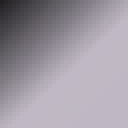
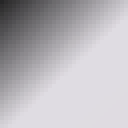
Layers edited between the first and the second (128, 128) image:
"Gray": opacity 100% → 50% over [0, 0, 128, 128]
hid "Blue1", opacity 100% → 50% over [0, 0, 128, 128]
